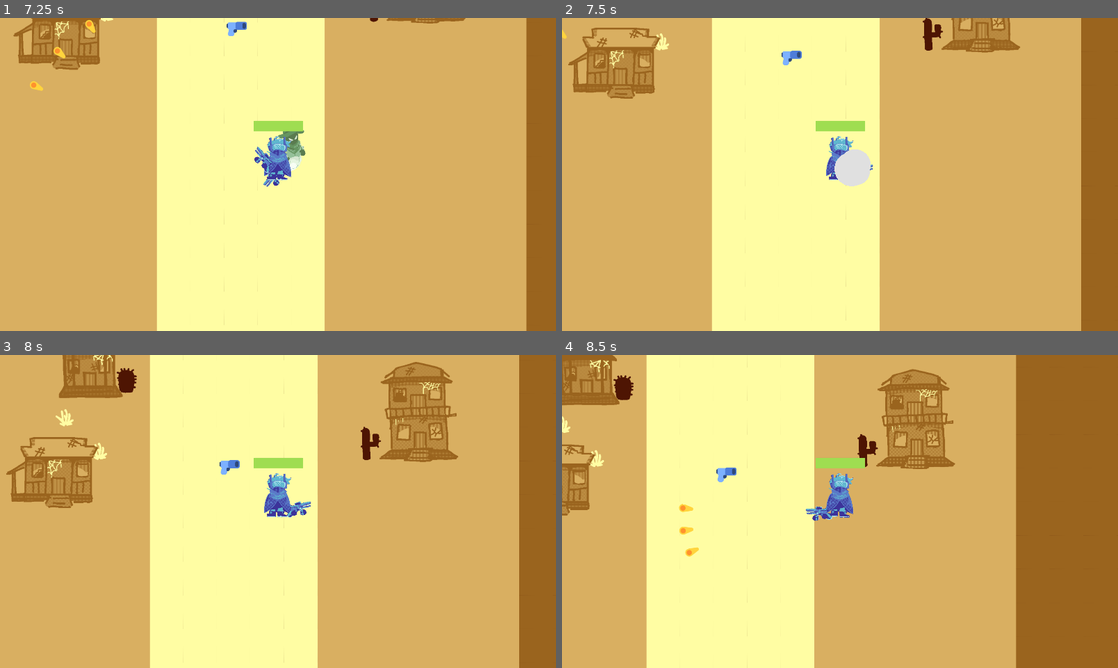
Above: before the commit, frames 1-4 (two rows, left to right).
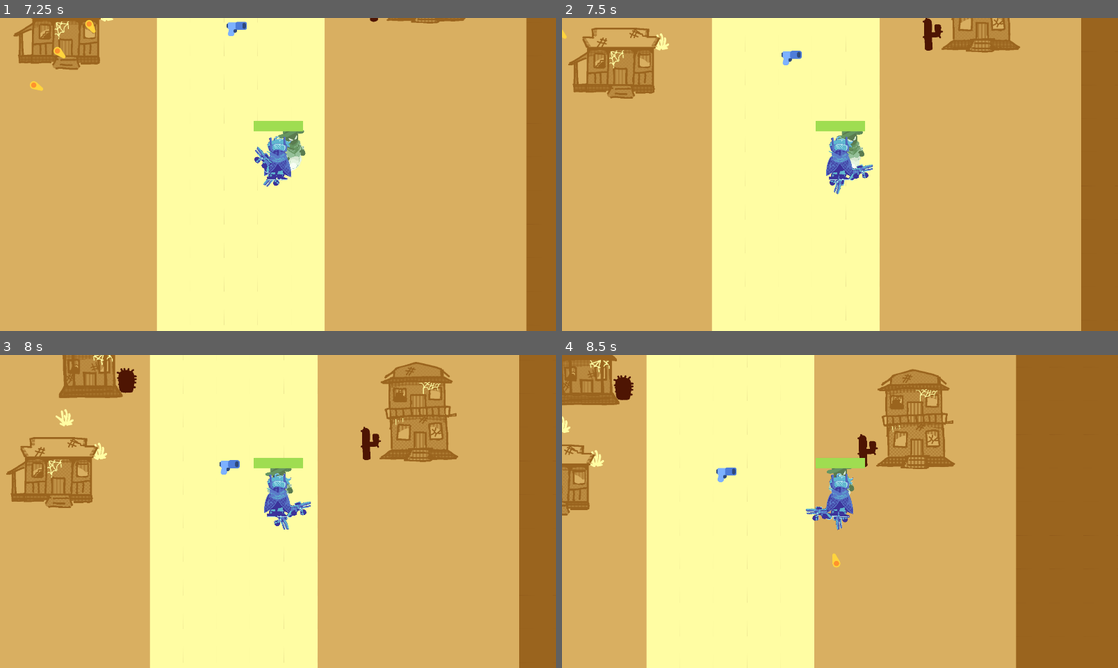
Above: after the commit, the same moments.

Repository: mid-at-coding/imgd-game
Game: Godot game, scene res://scenes/splash_screen.tscn
Two runs of this game, one before a commit and one after it. Both use one fixed random seed, a clock stepped at 60 frames per second and the inputs below.
Inputs (mouse positions are in pixels of both pictures, inside the frame that each line leads up to):
- Up to frame 1 (7.25 s): tap Enter (accept_pickup) at 0.5, 1.35, 2, 2.85, 5.1, 6.6 s; move the mouse to (400, 158) at 0.52 s; hold D (move_right) 0.53-1.28 s; hold Enter (accept_pickup) 0.53-1.28 s; click (400, 158) at 0.67 s; move the mouse to (166, 190) at 1.27 s; hold S (move_down) 1.28-2.03 s; click (166, 190) at 1.42 s; move the mouse to (333, 105) at 2.02 s; hold D (move_right) 2.03-2.78 s; hold Enter (accept_pickup) 2.03-2.78 s; click (333, 105) at 2.17 s; move the mouse to (250, 237) at 2.77 s; hold W (move_up) 2.78-3.53 s; click (250, 237) at 2.92 s; move the mouse to (444, 221) at 3.52 s; hold A (move_left) 3.53-4.25 s; hold Enter (accept_pickup) 3.53-4.25 s; click (444, 221) at 3.67 s; click (77, 224) at 4.25 s; move the mouse to (111, 127) at 5.02 s; hold A (move_left) 5.03-5.78 s; click (111, 127) at 5.17 s; move the mouse to (305, 174) at 5.77 s; hold S (move_down) 5.78-6.53 s; hold Enter (accept_pickup) 5.78-6.53 s; click (305, 174) at 5.92 s; move the mouse to (194, 96) at 6.52 s; hold D (move_right) from 6.53 s (still down); click (194, 96) at 6.67 s
- Up to frame 2 (7.5 s): move the mouse to (962, 158) at 7.27 s; release D (move_right) at 7.28 s; hold W (move_up) from 7.28 s (still down); hold Enter (accept_pickup) from 7.28 s (still down); click (962, 158) at 7.42 s
- Up to frame 3 (8 s): keep holding W (move_up); keep holding Enter (accept_pickup)
- Up to frame 4 (8.5 s): move the mouse to (728, 527) at 8.02 s; release W (move_up) at 8.03 s; release Enter (accept_pickup) at 8.03 s; hold D (move_right) from 8.03 s (still down); tap Enter (accept_pickup) at 8.1 s; click (728, 527) at 8.17 s

Frame 1 is identical in both runs. In frame 2, 0.8% of the frame differs, in the area x 48-56%, y 36-57%; in frame 3, 0.2%; in frame 4, 0.4%.

Commit message:
feat: added ammo mechanic

Diff:
--- a/game/scenes/player.tscn
+++ b/game/scenes/player.tscn
@@ -49,6 +49,8 @@
 
 [node name="ParameterGun" parent="." unique_id=941152522 instance=ExtResource("3_qhqgy")]
 gun_data = SubResource("Resource_dqkch")
+ammo_consumption = -1
+ammo = 3
 
 [node name="HurtBox" type="Area2D" parent="." unique_id=698633368]
 unique_name_in_owner = true
--- a/game/scripts/creature.gd
+++ b/game/scripts/creature.gd
@@ -29,8 +29,6 @@
 # |_ Game
 # |  |_ Player
 # ...
-# TODO: Add attacking and damage parameter
-# TODO: Parameterize sprite name
 # TODO: Make the sprite an interface
 class_name Creature extends CharacterBody2D
 
@@ -48,7 +46,7 @@
 	sprite.play_idle()
 	NavigationManager.on_trigger_player_spawn.connect(_on_spawn)
 
-func _on_spawn(position: Vector2, _direction: String):
+func _on_spawn(position: Vector2, direction: String):
 	global_position = position
 
 # Construct a creature with certain parameters
--- a/game/scripts/parameter_gun.gd
+++ b/game/scripts/parameter_gun.gd
@@ -5,6 +5,11 @@
 #     MOUSE: Aim towards the mouse
 #     PLAYER: Aim towards the player
 #     CONSTANT: Don't change aim
+#   AmmoConsumption - How much ammo to consume per .shoot()
+#     >= 1: Ammo decreases by AmmoConsumption * the amount of fired bullets
+#     0: Ammo is not consumed
+#     <= -1: Ammo decreases by |AmmoConsumption| per shot, regardless of how
+#       many bullets were fired
 # Tree:
 # [parameter_gun] : ParameterGun
 # |_ Timer : Timer
@@ -22,6 +27,8 @@
 enum TargetMode { MOUSE, PLAYER, CONSTANT }
 @export var gun_data : GunData
 @export var target : TargetMode
+@export var ammo_consumption : int = 0
+@export var ammo = 0
 var player
 
 func _ready() -> void:
@@ -48,12 +55,28 @@
 	else:
 		$WeaponPivot/WeaponBasic.flip_v = false
 
+# Returns how much ammo would be consumed on a shoot()
+func _get_consumption() -> int:
+	if (ammo_consumption == 0):
+		return 0
+	elif (ammo_consumption > 0):
+		return ammo_consumption * gun_data.bullets
+	return abs(ammo_consumption)
+
 # Try to fire
 func fire() -> void:
-	if $Timer.is_stopped():
-		shoot()
-		$Timer.set_wait_time(1.0/gun_data.fire_rate)
-		$Timer.start()
+	# Don't fire if we're cooling down
+	if !$Timer.is_stopped():
+		return
+	# Don't fire if we don't have ammo
+	if (ammo - _get_consumption() < 0):
+		return
+	if (target == TargetMode.MOUSE):
+		print(ammo, " - ", _get_consumption())
+	ammo -= _get_consumption()
+	shoot()
+	$Timer.set_wait_time(1.0/gun_data.fire_rate)
+	$Timer.start()
 
 # Unconditionally pawn bullets from gun
 func shoot() -> void:
